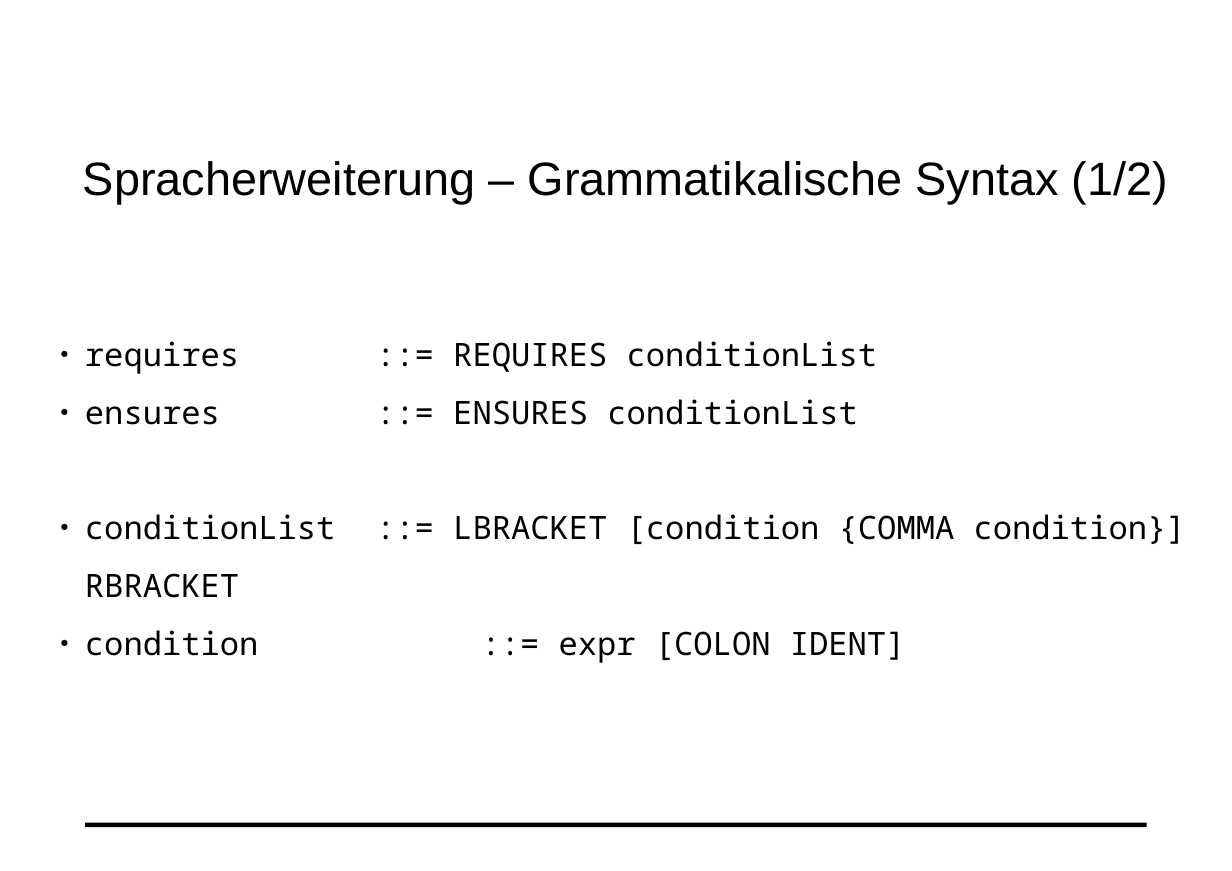
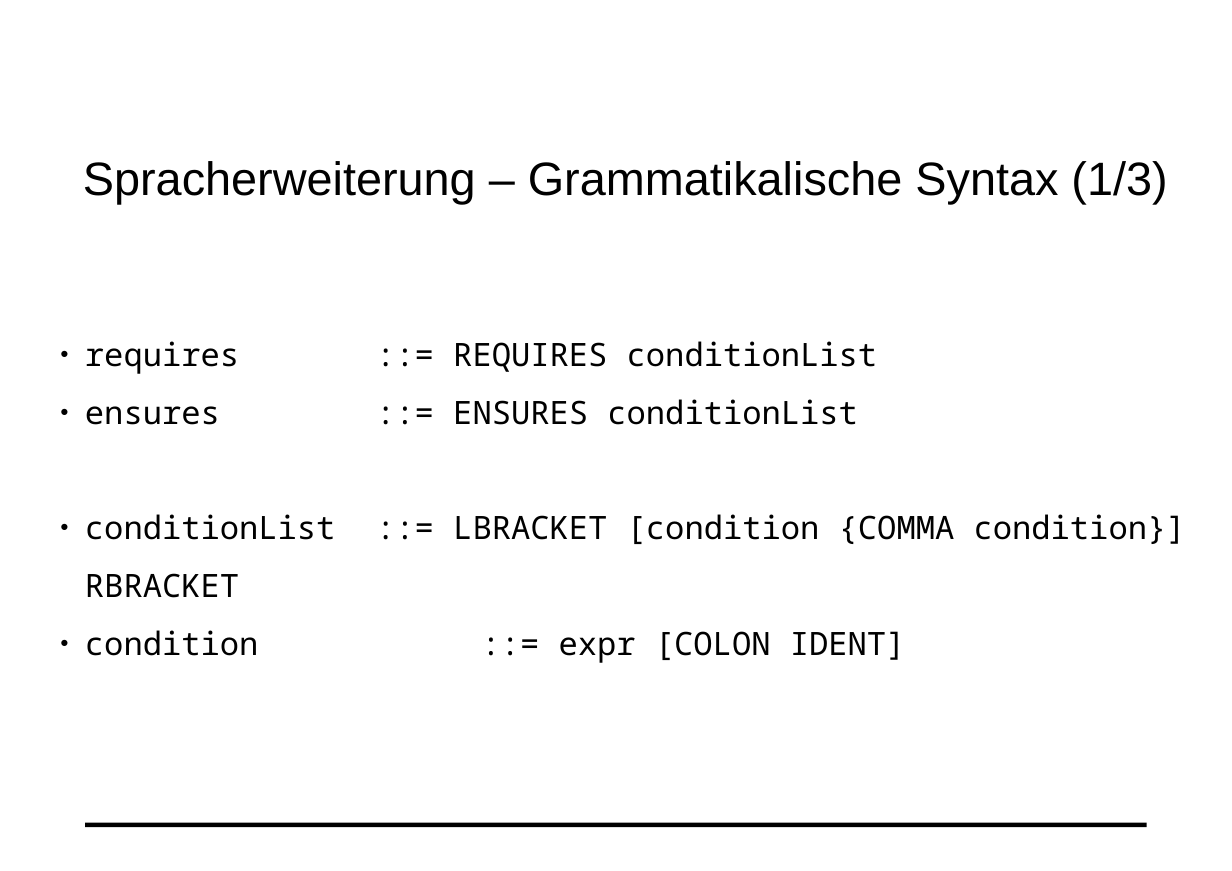
Before and after one commit to fluescher/iml-compiler, a slide deck: slide 6 of IML-Conditions.odp. Drawn at 1232x871 pixels with LibreOffice and Linux fonts; fonts in the diff are those of the drawing; background and template pictures are left out. Boxes give left, top, right and bottom in pixels: in the first picture for what was removed or moved away, otherwise in the second. Text is boxed around its words. In the diff, an @@ line names an element or a change of style, - is before the commit and + after.

Commit message:
Presentation

```diff
--- a/IML-Conditions.odp
+++ b/IML-Conditions.odp
@@ text at (83, 161, 1167, 205): text changed @@
-Spracherweiterung – Grammatikalische Syntax (1/2)
+Spracherweiterung – Grammatikalische Syntax (1/3)
```
Also in this commit, not shown: 2 other slides changed, 8 slides added, 1 other file.
